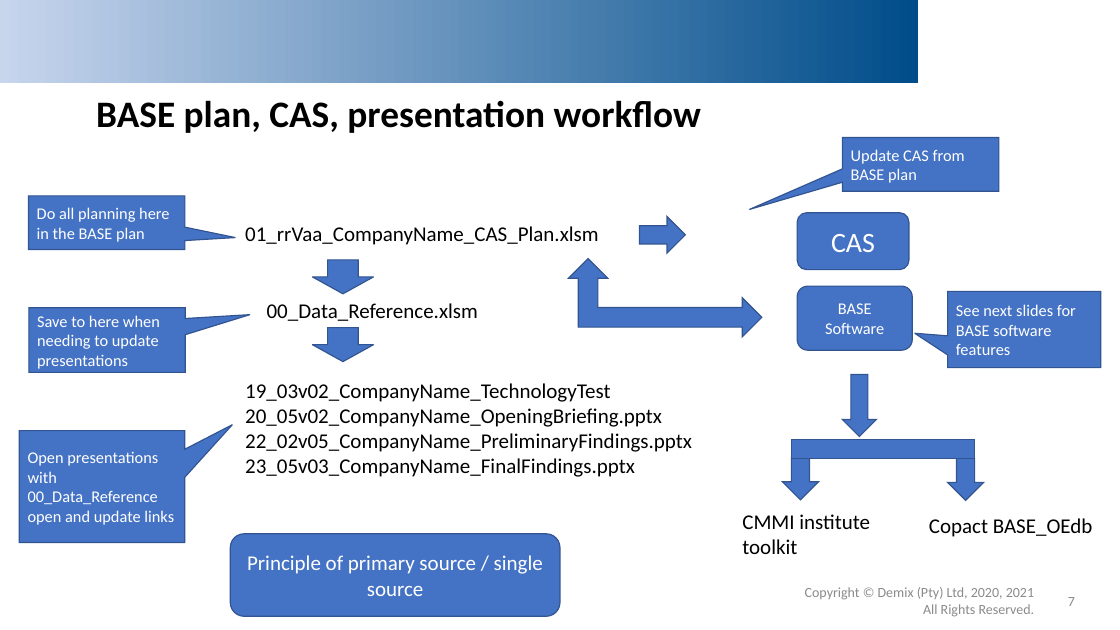
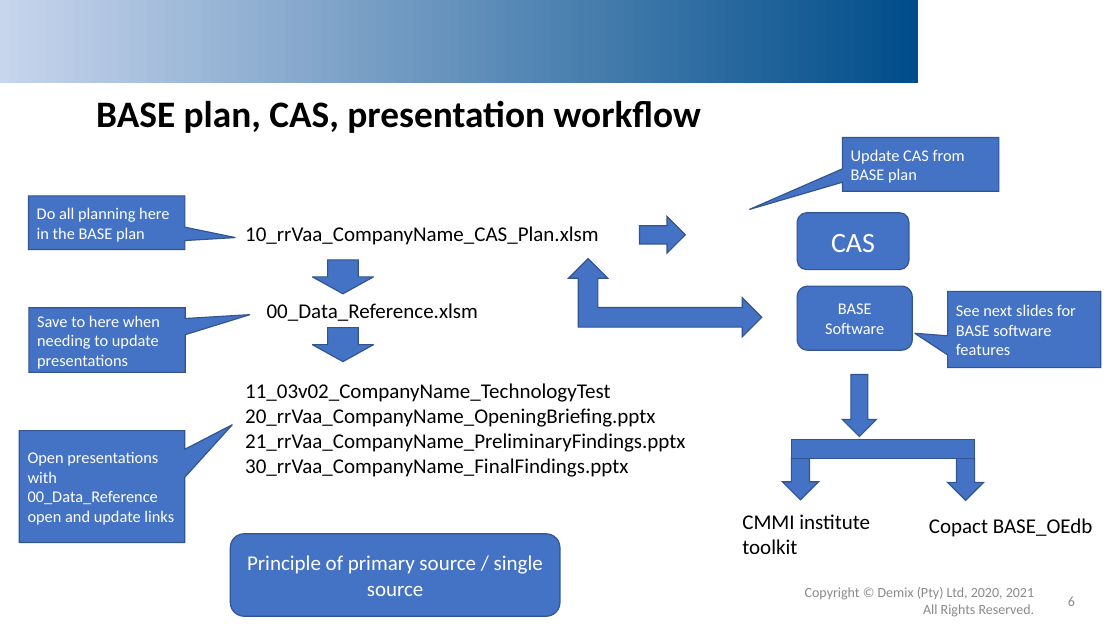
Before and after one commit to DemixTech/CMMITools, a slide deck: slide 6 of 02_Overview.pptx (slide 7 before the commit). Drawn at 1120x630 pixels with LibreOffice and Linux fonts; fonts in the diff are those of the drawing; background and template pictures are left out. Boxes give left, top, right and bottom in pixels: in the first picture for what was removed or moved away, otherwise in the second. Text is boxed around its words. In the diff, an @@ line names an element or a change of style, - is before the commit and + after.

```diff
--- a/02_Overview.pptx
+++ b/02_Overview.pptx
@@ text at <box>245,226,598,245</box>: text changed @@
-01_rrVaa_CompanyName_CAS_Plan.xlsm
+10_rrVaa_CompanyName_CAS_Plan.xlsm
@@ text at <box>245,383,685,477</box>: text changed @@
-19_03v02_CompanyName_TechnologyTest
-20_05v02_CompanyName_OpeningBriefing.pptx
-22_02v05_CompanyName_PreliminaryFindings.pptx
-23_05v03_CompanyName_FinalFindings.pptx
+11_03v02_CompanyName_TechnologyTest
+20_rrVaa_CompanyName_OpeningBriefing.pptx
+21_rrVaa_CompanyName_PreliminaryFindings.pptx
+30_rrVaa_CompanyName_FinalFindings.pptx
@@ page number at <box>1068,596,1075,606</box>: text changed @@
-7
+6
```
Also in this commit, not shown: 5 other slides changed, 1 slide removed, 34 other files.
